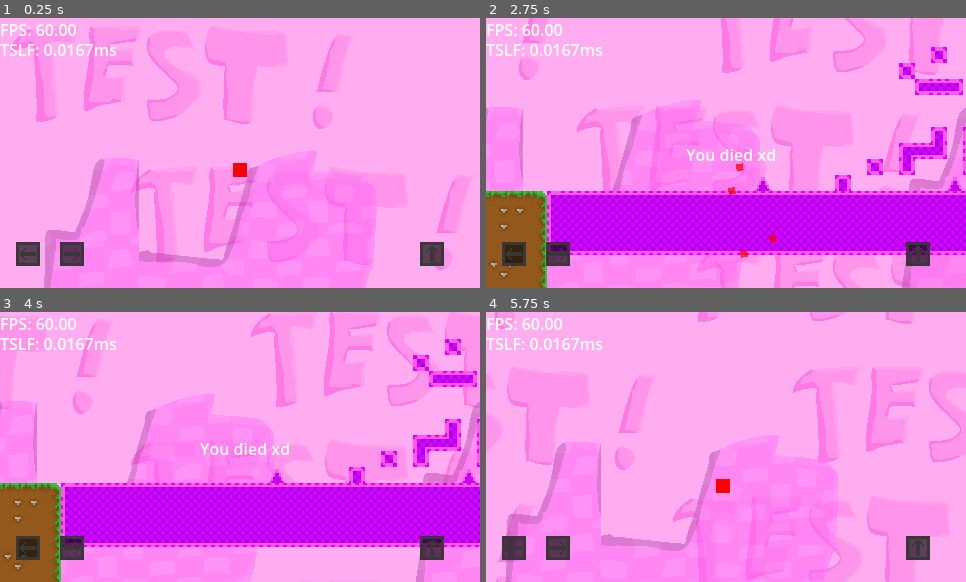
Above: before the commit, frames 1-4 (two rows, left to right).
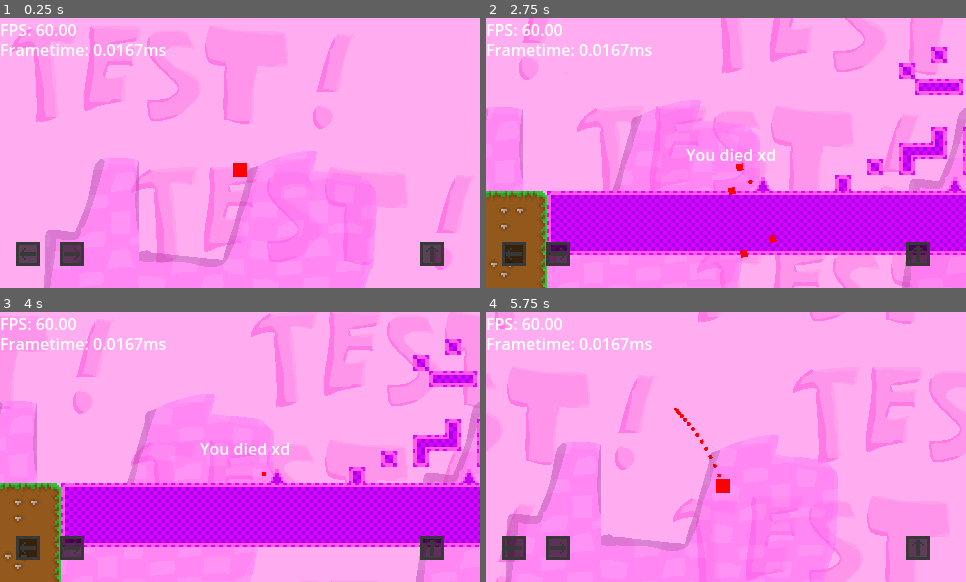
Above: after the commit, the same moments.

Repository: SanekGamer007/GodotPlatformer
Game: Godot game, scene res://Maps/test_map/test_map.tscn
Two runs of this game, one before a commit and one after it. Both use one fixed random seed, a clock stepped at 60 frames per second and the inputs below.
Inputs:
- Up to frame 1 (0.25 s): no input
- Up to frame 2 (2.75 s): tap Enter (ui_accept) at 0.5, 0.77, 1.52 s; hold Right (ui_right) 0.53-2.03 s; hold Left (ui_left) from 2.03 s (still down)
- Up to frame 3 (4 s): release Left (ui_left) at 2.78 s; hold Right (ui_right) from 2.78 s (still down); tap Enter (ui_accept) at 3.02, 3.77 s
- Up to frame 4 (5.75 s): release Right (ui_right) at 4.28 s; hold Left (ui_left) 4.28-5.03 s; tap Enter (ui_accept) at 4.52 s; hold Right (ui_right) from 5.03 s (still down)

The runs differ from the first frame. In frame 1, 0.8% of the frame differs, in the area x 0-35%, y 9-15%; in frame 2, 0.9%, in the area x 0-61%, y 9-89%; in frame 3, 0.8%; in frame 4, 0.9%.

Commit message:
improve the death effect

Diff:
--- a/Objects/DebugOverlay/debug.tscn
+++ b/Objects/DebugOverlay/debug.tscn
@@ -7,7 +7,7 @@
 [node name="DebugOverlay" type="Node" parent="."]
 script = ExtResource("1_6b2yu")
 
-[node name="TimeSinceLastFrame" type="Label" parent="DebugOverlay"]
+[node name="FrameTime" type="Label" parent="DebugOverlay"]
 offset_top = 20.0
 offset_right = 40.0
 offset_bottom = 43.0
--- a/Objects/DebugOverlay/debug_overlay.gd
+++ b/Objects/DebugOverlay/debug_overlay.gd
@@ -3,4 +3,4 @@
 # Called every frame. 'delta' is the elapsed time since the previous frame.
 func _process(delta: float) -> void:
 	get_node("FPS").text = "FPS: " + "%.2f" % (1.0/delta)
-	get_node("TimeSinceLastFrame").text = "TSLF: " + "%.4f" % delta + "ms"
+	get_node("FrameTime").text = "Frametime: " + "%.4f" % delta + "ms"
--- a/Objects/player/player.tscn
+++ b/Objects/player/player.tscn
@@ -24,8 +24,8 @@
 fill_to = Vector2(0, 0)
 
 [sub_resource type="Curve" id="Curve_0dui8"]
-_data = [Vector2(0, 1), 0.0, 0.0, 0, 0, Vector2(1, 0), 0.0, 0.0, 0, 0]
-point_count = 2
+_data = [Vector2(0, 1), 0.0, 0.0, 0, 0, Vector2(0.729473, 1), -0.21555, -3.69648, 0, 1, Vector2(1, 0), 0.0, 0.0, 0, 0]
+point_count = 3
 
 [sub_resource type="CurveTexture" id="CurveTexture_3o3u1"]
 curve = SubResource("Curve_0dui8")
@@ -42,7 +42,48 @@
 linear_accel_min = -2.23517e-06
 linear_accel_max = -2.23517e-06
 alpha_curve = SubResource("CurveTexture_3o3u1")
-collision_use_scale = true
+sub_emitter_mode = 1
+sub_emitter_frequency = 24.0
+
+[sub_resource type="Gradient" id="Gradient_cw3ca"]
+offsets = PackedFloat32Array(0)
+colors = PackedColorArray(1, 0, 0, 1)
+
+[sub_resource type="GradientTexture2D" id="GradientTexture2D_0dui8"]
+gradient = SubResource("Gradient_cw3ca")
+width = 3
+height = 3
+fill_to = Vector2(0, 0)
+
+[sub_resource type="Curve" id="Curve_3o3u1"]
+_data = [Vector2(0, 1), 0.0, 0.0, 0, 0, Vector2(1, 0), -4.79546, 0.0, 0, 0]
+point_count = 2
+
+[sub_resource type="CurveTexture" id="CurveTexture_t4qcv"]
+curve = SubResource("Curve_3o3u1")
+
+[sub_resource type="Curve" id="Curve_ym8jc"]
+_data = [Vector2(0, 1), 0.0, 0.0, 0, 0, Vector2(0.53048, 1), -0.157131, -0.157131, 0, 0, Vector2(1, 0), 0.0, 0.0, 0, 0]
+point_count = 3
+
+[sub_resource type="CurveTexture" id="CurveTexture_66vr1"]
+curve = SubResource("Curve_ym8jc")
+
+[sub_resource type="ParticleProcessMaterial" id="ParticleProcessMaterial_4kjos"]
+particle_flag_disable_z = true
+angle_min = 1.07288e-05
+angle_max = 1.07288e-05
+angular_velocity_min = -360.0
+angular_velocity_max = 360.0
+gravity = Vector3(0, 0, 0)
+linear_accel_min = -2.23517e-06
+linear_accel_max = -2.23517e-06
+radial_accel_min = -2.23517e-06
+radial_accel_max = -2.23517e-06
+tangential_accel_min = -2.23517e-06
+tangential_accel_max = -2.23517e-06
+scale_curve = SubResource("CurveTexture_66vr1")
+alpha_curve = SubResource("CurveTexture_t4qcv")
 
 [node name="player" type="CharacterBody2D"]
 physics_interpolation_mode = 1
@@ -70,6 +111,7 @@
 visible = false
 emitting = false
 amount = 4
+sub_emitter = NodePath("secondparticles")
 texture = SubResource("GradientTexture2D_cw3ca")
 lifetime = 1.5
 one_shot = true
@@ -77,4 +119,10 @@
 fixed_fps = 60
 process_material = SubResource("ParticleProcessMaterial_t4qcv")
 
+[node name="secondparticles" type="GPUParticles2D" parent="DeathEffect"]
+amount = 256
+texture = SubResource("GradientTexture2D_0dui8")
+lifetime = 0.7
+process_material = SubResource("ParticleProcessMaterial_4kjos")
+
 [connection signal="body_shape_entered" from="Hurtbox" to="." method="_on_hurtbox_body_shape_entered"]
--- a/project.godot
+++ b/project.godot
@@ -19,8 +19,9 @@
 
 window/size/viewport_width=480
 window/size/viewport_height=270
+window/size/mode=2
 window/stretch/mode="canvas_items"
-window/stretch/aspect="keep_height"
+window/stretch/aspect="keep_width"
 
 [physics]
 
Not shown: 1 places in Objects/player/player.tscn that only renumber resources
